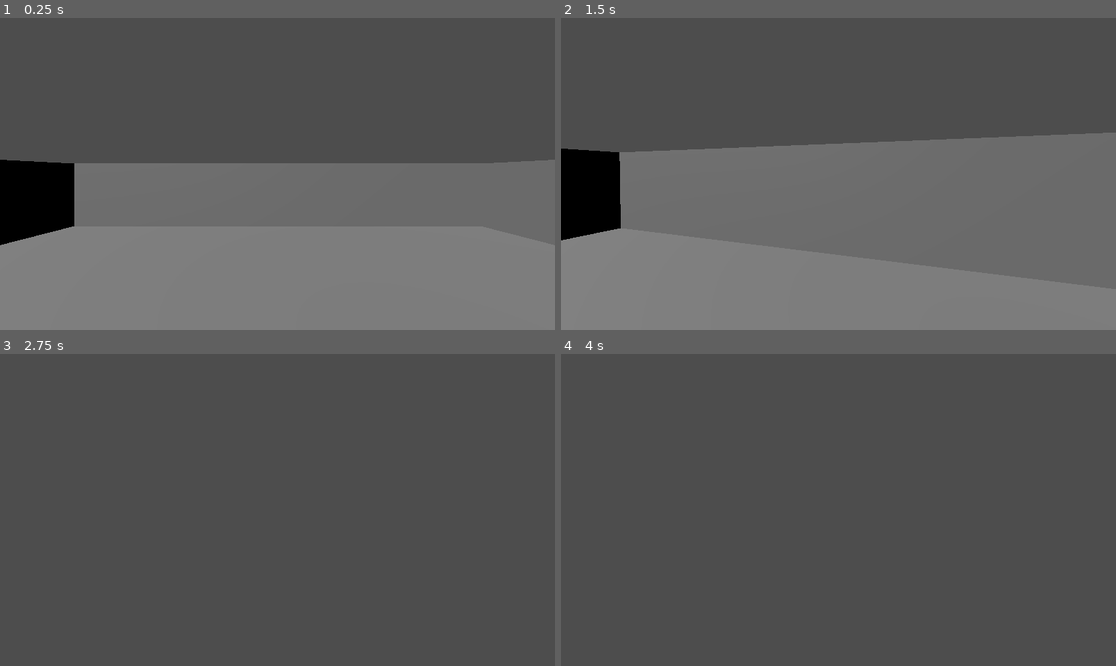
Above: before the commit, frames 1-4 (two rows, left to right).
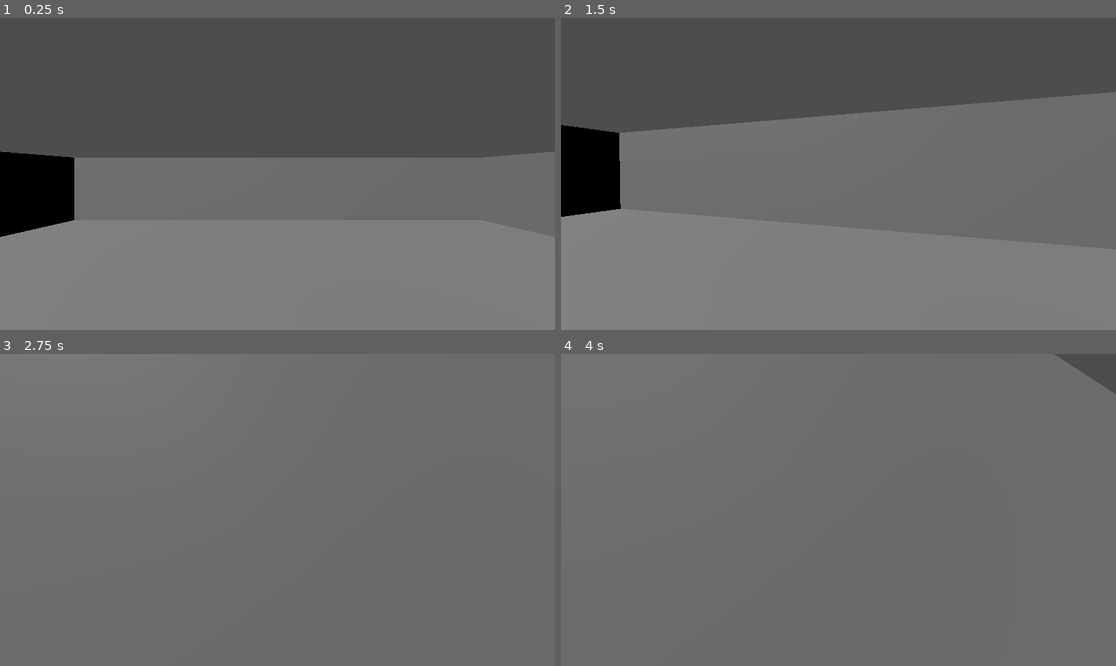
Above: after the commit, the same moments.

Repository: simSmulders/Hello-World-3D
Game: Godot game, scene res://scenes/node_3d.tscn
Same seed, same stepped clock (60 frames per second), same inputs: the game is played once before the commit and once after it.
Inputs (mouse positions are in pixels of both pictures, inside the frame that each line leads up to):
- Up to frame 1 (0.25 s): no input
- Up to frame 2 (1.5 s): tap Enter (ui_accept) at 0.5, 0.77 s; move the mouse to (866, 174) at 0.52 s; hold Up (ui_up) from 0.53 s (still down); move the mouse to (810, 174) at 1.27 s
- Up to frame 3 (2.75 s): keep holding Up (ui_up); tap Enter (ui_accept) at 1.52 s; move the mouse to (288, 503) at 2.02 s
- Up to frame 4 (4 s): keep holding Up (ui_up); tap Enter (ui_accept) at 2.75, 3.02, 3.5, 3.77 s; move the mouse to (832, 516) at 2.77 s; move the mouse to (877, 513) at 3.52 s

The runs differ from the first frame. In frame 1, 2.2% of the frame differs, in the area x 0-100%, y 42-73%; in frame 2, 10%; in frame 3, 100%, in the area x 0-100%, y 0-100%; in frame 4, 99%.

Commit message:
main: fixed ground

Diff:
--- a/scenes/node_3d.tscn
+++ b/scenes/node_3d.tscn
@@ -5,7 +5,7 @@
 [sub_resource type="CapsuleShape3D" id="CapsuleShape3D_tyffc"]
 
 [sub_resource type="BoxShape3D" id="BoxShape3D_tyffc"]
-size = Vector3(20, 3, 0.5)
+size = Vector3(20, 1, 20)
 
 [sub_resource type="BoxMesh" id="BoxMesh_tyffc"]
 size = Vector3(20, 1, 20)
